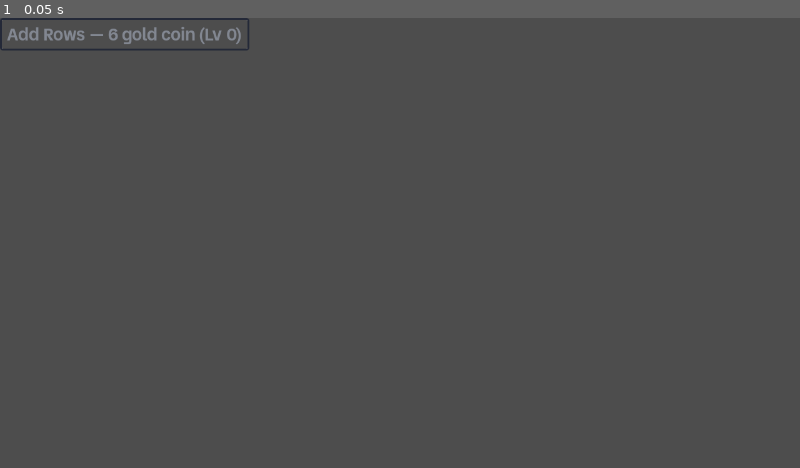
Above: before the commit, frame 1.
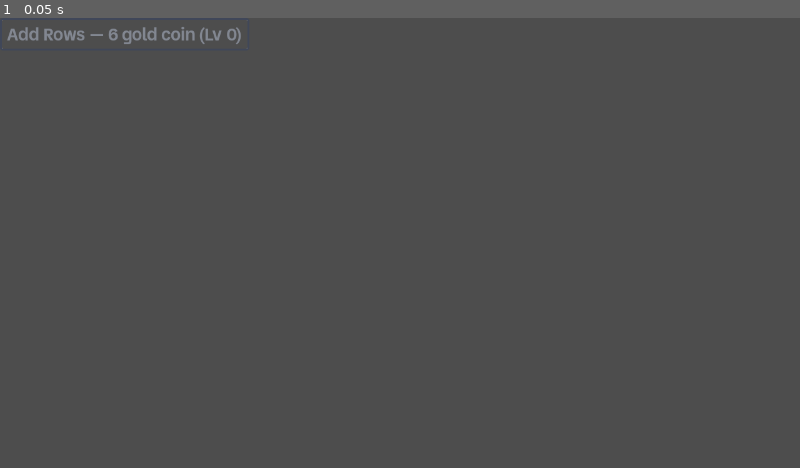
Above: after the commit, the same moment.

Repository: kjbrown-sandbox/pleenko
Game: Godot game, scene res://entities/upgrade_row/upgrade_row.tscn
Two runs of this game, one before a commit and one after it. Both use one fixed random seed, a clock stepped at 60 frames per second and the inputs below. This scene is started directly instead of the project's main scene.
Inputs:
- Up to frame 1 (0.05 s): no input

The runs differ from the first frame. In frame 1, 0.2% of the frame differs, in the area x 0-32%, y 0-8%.

Commit message:
More button styling

Diff:
--- a/entities/upgrade_row/upgrade_row.gd
+++ b/entities/upgrade_row/upgrade_row.gd
@@ -169,7 +169,7 @@
 
 	var is_disabled := not UpgradeManager.can_buy(_board_type, _upgrade_type)
 	purchase_button.disabled = is_disabled
-	_apply_fill_colors(is_disabled)
+	_apply_fill_colors(is_disabled, at_max)
 
 	if cap_raise_button.visible:
 		var cap_cost := UpgradeManager.get_cap_raise_cost(_board_type, _upgrade_type)
@@ -177,9 +177,13 @@
 		cap_raise_button.disabled = not UpgradeManager.can_buy_cap_raise(_board_type, _upgrade_type)
 
 
-func _apply_fill_colors(is_disabled: bool) -> void:
-	var t: VisualTheme = ThemeProvider.theme
-	if is_disabled:
+func _apply_fill_colors(is_disabled: bool, at_max: bool = false) -> void:
+	var t: VisualTheme = ThemeProvider.theme
+	if at_max:
+		_fill_rect.color = t.button_disabled_color
+		_base_label.add_theme_color_override("font_color", t.normal_text_color.darkened(0.4))
+		_fill_label.add_theme_color_override("font_color", t.background_color)
+	elif is_disabled:
 		_fill_rect.color = t.button_disabled_color
 		_base_label.add_theme_color_override("font_color", t.normal_text_color.darkened(0.4))
 		_fill_label.add_theme_color_override("font_color", t.background_color.darkened(0.2))
--- a/style_lab/visual_theme.gd
+++ b/style_lab/visual_theme.gd
@@ -104,9 +104,9 @@
 
 # ── Buttons ──────────────────────────────────────────────────────────
 @export_group("Buttons")
-@export var button_enabled_source: Palette = Palette.BG_3
-@export var button_disabled_source: Palette = Palette.BG_2
-@export var button_hovered_source: Palette = Palette.BG_4
+@export var button_enabled_source: Palette = Palette.BG_4
+@export var button_disabled_source: Palette = Palette.BG_3
+@export var button_hovered_source: Palette = Palette.BG_6
 @export var button_text_source: Palette = Palette.BG_6
 @export var button_font: Font
 @export var button_font_size := 28
